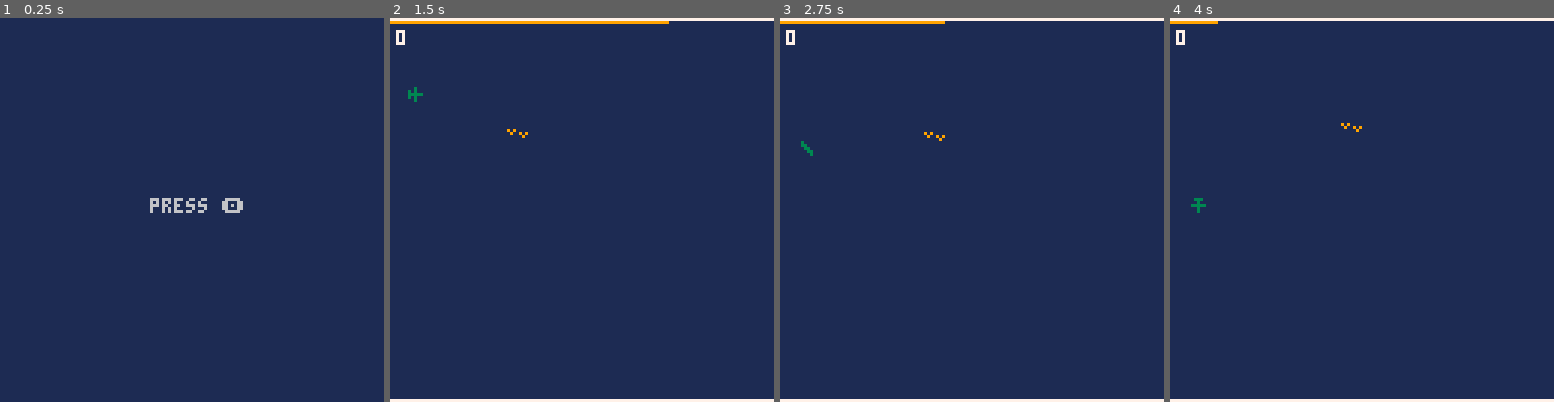
Above: before the commit, frames 1-4 (left to right).
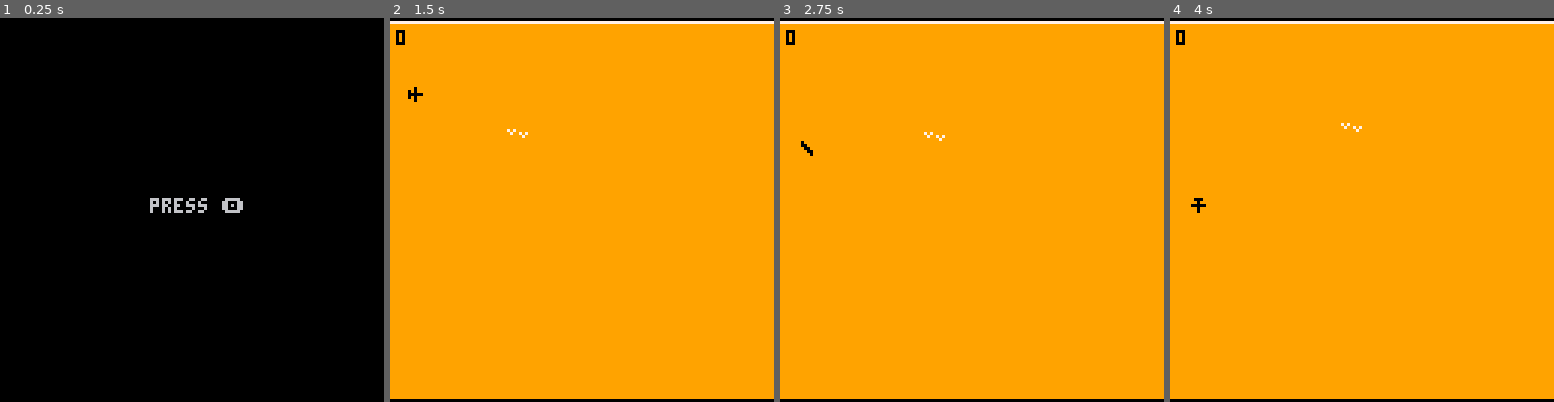
Above: after the commit, the same moments.

Repository: patrickalfa/pico-vogel
Game: PICO-8 cartridge pico-vogel.p8
The game is run twice, just before and just after one commit, with the same random seed, the same clock (stepped at 60 frames per second) and the same inputs.
Inputs:
- Up to frame 1 (0.25 s): no input
- Up to frame 2 (1.5 s): tap O (Z key) at 0.33, 0.7, 1.43 s; tap X (X key) at 1.07 s
- Up to frame 3 (2.75 s): hold Left 1.97-2.37 s; tap X (X key) at 2.07, 2.4, 2.73 s; tap O (Z key) at 2.22 s; hold Down from 2.42 s (still down)
- Up to frame 4 (4 s): release Down at 2.82 s; hold Right 2.87-3.53 s; tap X (X key) at 3.07, 3.4, 3.73 s; tap O (Z key) at 3.1, 3.98 s; hold Up from 3.58 s (still down)

The runs differ from the first frame. In frame 1, 100% of the frame differs, in the area x 0-100%, y 0-100%; in frame 2, 100%; in frame 3, 100%; in frame 4, 100%.

Commit message:
:art: Fix balance issues and color palette

Diff:
--- a/pico-vogel-wip.p8
+++ /dev/null
@@ -1,81 +0,0 @@
-pico-8 cartridge // http://www.pico-8.com
-version 18
-__lua__
--- PICO-VOGEL
--- ⬅️➡️⬆️⬇️🅾️❎
-
-G = .5
-
-p = {
-    x = 64,
-    y = 64,
-    s = 0,
-    r = 0,
-    ux = 0,
-    uy = 0
-}
-
-function _init()
-
-end
-
-function _update60()
-    if btn(⬆️) then
-        p.s += .01
-    elseif btn(⬇️) then
-        p.s -= .01
-    else
-        p.s += p.uy * .005
-    end
-
-    p.s -= .0025;
-    p.s = mid(0, p.s, 1)
-
-    if btn(⬅️) then
-        p.r += .01
-    end
-    if btn(➡️) then
-        p.r -= .01
-    end
-
-    p.ux = cos(p.r)
-    p.uy = sin(p.r)
-
-    p.x += p.ux * p.s
-    p.y += p.uy * p.s
-    p.y += (1 - p.s) * G
-
-    if p.x < -2 then p.x = 130 end
-    if p.x > 130 then p.x = -2 end
-end
-
-function _draw()
-    cls(1)
-    line(
-        p.x - p.ux * 2,
-        p.y - p.uy * 2,
-        p.x + p.ux * 2,
-        p.y + p.uy * 2,
-        3
-    )
-
-    line(
-        p.x - p.uy * 2,
-        p.y - p.ux * 2,
-        p.x + p.uy * 2,
-        p.y + p.ux * 2
-    )
-
-    line(
-        p.x - p.ux * 2 - p.uy * 1,
-        p.y - p.uy * 2 - p.ux * 1,
-        p.x - p.ux * 2 + p.uy * 1,
-        p.y - p.uy * 2 + p.ux * 1
-    )
-
-    pset(p.x + p.ux * 5, p.y + p.uy * 5, 13)
-    pset(p.x + p.ux * 8, p.y + p.uy * 8)
-    pset(p.x + p.ux * 11, p.y + p.uy * 11)
-
-    print(p.s)
-end
--- a/pico-vogel.p8
+++ b/pico-vogel.p8
@@ -1,14 +1,14 @@
 pico-8 cartridge // http://www.pico-8.com
 version 18
 __lua__
-cls(1)
+cls()
 B,L=btn,line::G::
 ?"press 🅾️",50,60
-if(B(4))goto S
-flip()goto G::S::A=.03x=8y=8q=32w=32s=0r=0o=0l=1p=0::_::s=mid(0,s+(B(4)and A or B(5)and -A or o*.01)-.005,1)r+=(B(0)and A or B(1)and -A or 0)*(1-s/2)u=cos(r)o=sin(r)x=u*s+(x<-2 and 130or x>130 and -2or x)y+=o*s+(1-s)/2l-=.008a=atan2(q-x,w-y)q+=cos(a)/4w+=sin(a)/4if(sqrt((q-x)^2+(w-y)^2)<6)l=1q=rnd(64)+32w=rnd(64)+32 p+=1
-cls(1)h,j=x-u*2,y-o*2L(h,j,x+u*2,y+o*2,3)L(x-o*2,y-u*2,x+o*2,y+u*2)L(h-o,j-u,h+o,j+u)L(0,1,l*128,1,9)
+if(btnp(4))goto S
+flip()goto G::S::A=.03x=8y=8q=32w=32s=0r=0o=0l=2p=0::_::s=mid(0,s+(B(4)and A or B(5)and -A or o*.01)-.005,1)r+=(B(0)and A or B(1)and -A or 0)*(1-s/2)u=cos(r)o=sin(r)x=u*s+(x<-2 and 130or x>130 and -2or x)y+=o*s+(1-s)/2l-=.007a=atan2(q-x,w-y)q+=cos(a)/4w+=sin(a)/4if(sqrt((q-x)^2+(w-y)^2)<6)l=1q=rnd(64)+32w=rnd(64)+32 p+=1
+cls(9)h,j=x-u*2,y-o*2L(h,j,x+u*2,y+o*2)L(x-o*2,y-u*2,x+o*2,y+u*2)L(h-o,j-u,h+o,j+u)L(0,1,l*128,1,7)
 ?"ˇ",q,w
-rect(-1,0,128,127,7)
+rect(-1,0,128,127,0)
 ?p,2,4
 if(y>128or y<0or l<0)goto G
 flip()goto _
